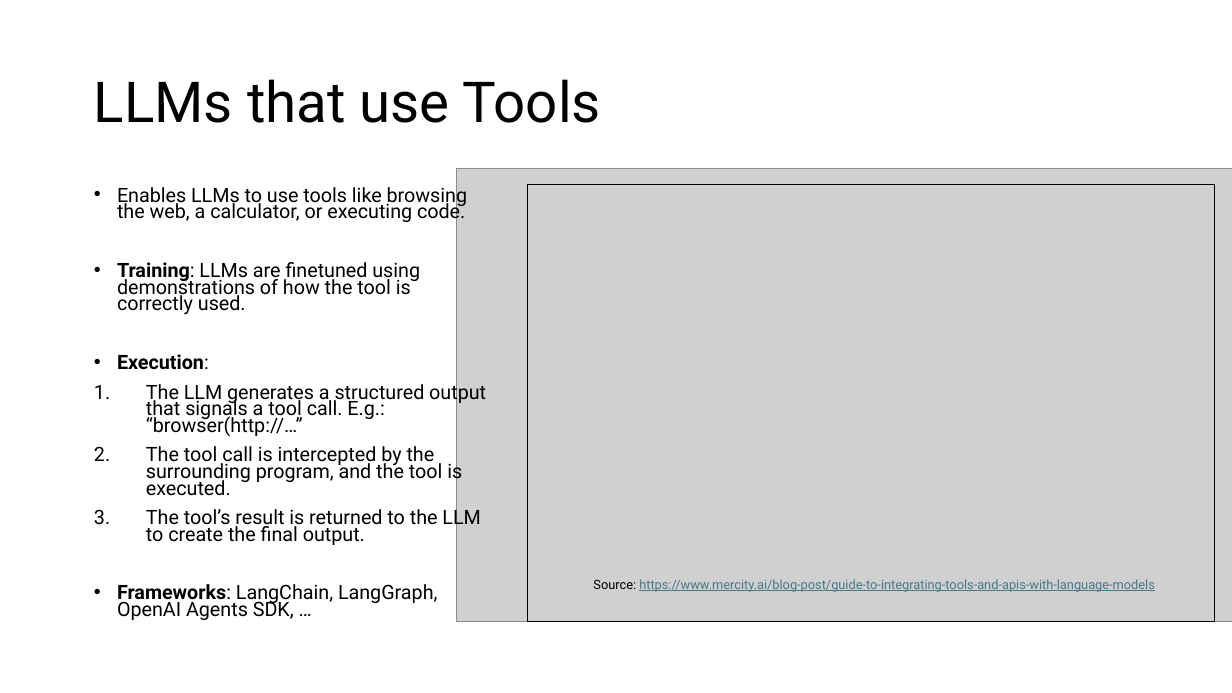
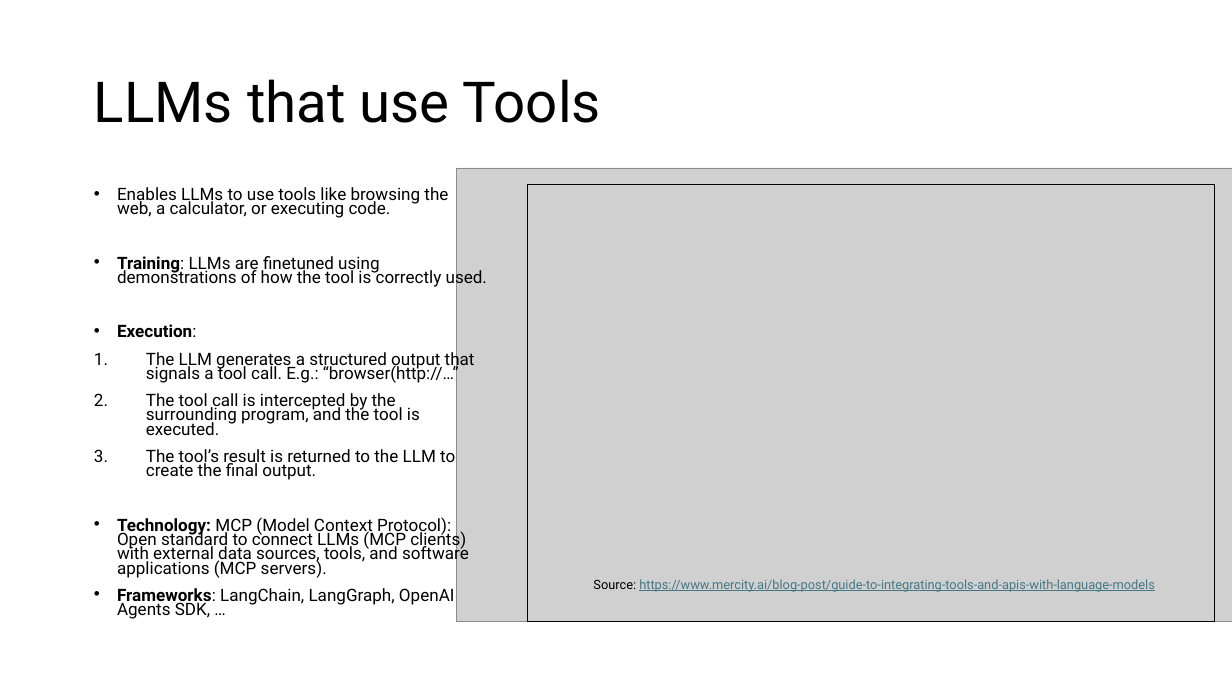
Before and after one commit to kunleola/CS7320, a slide deck: slide 11 of slides/discussion/07_LLM_discussion.pptx. Drawn at 1232x693 pixels with LibreOffice and Linux fonts; fonts in the diff are those of the drawing; grey boxes stand for pictures. Boxes give left, top, right and bottom in pixels: in the first picture for what was removed or moved away, otherwise in the second. Text is boxed around its words. In the diff, an @@ line names an element or a change of style, - is before the commit and + after.

```diff
--- a/slides/discussion/07_LLM_discussion.pptx
+++ b/slides/discussion/07_LLM_discussion.pptx
@@ text at box(117, 187, 487, 619): size 15.4 to 13.3 pt in "Enables LLMs to use tools like browsing ...", "Training: LLMs are finetuned using demonstrations of ...", "Execution:", "The LLM generates a structured output that ..." and 3 more places @@
@@ text at box(117, 517, 469, 578): paragraph added @@
+• Technology: MCP (Model Context Protocol): Open standard to connect LLMs (MCP clients) with external data sources, tools, and software applications (MCP servers).
```
Also in this commit, not shown: 1 other slide changed, 5 other files.
